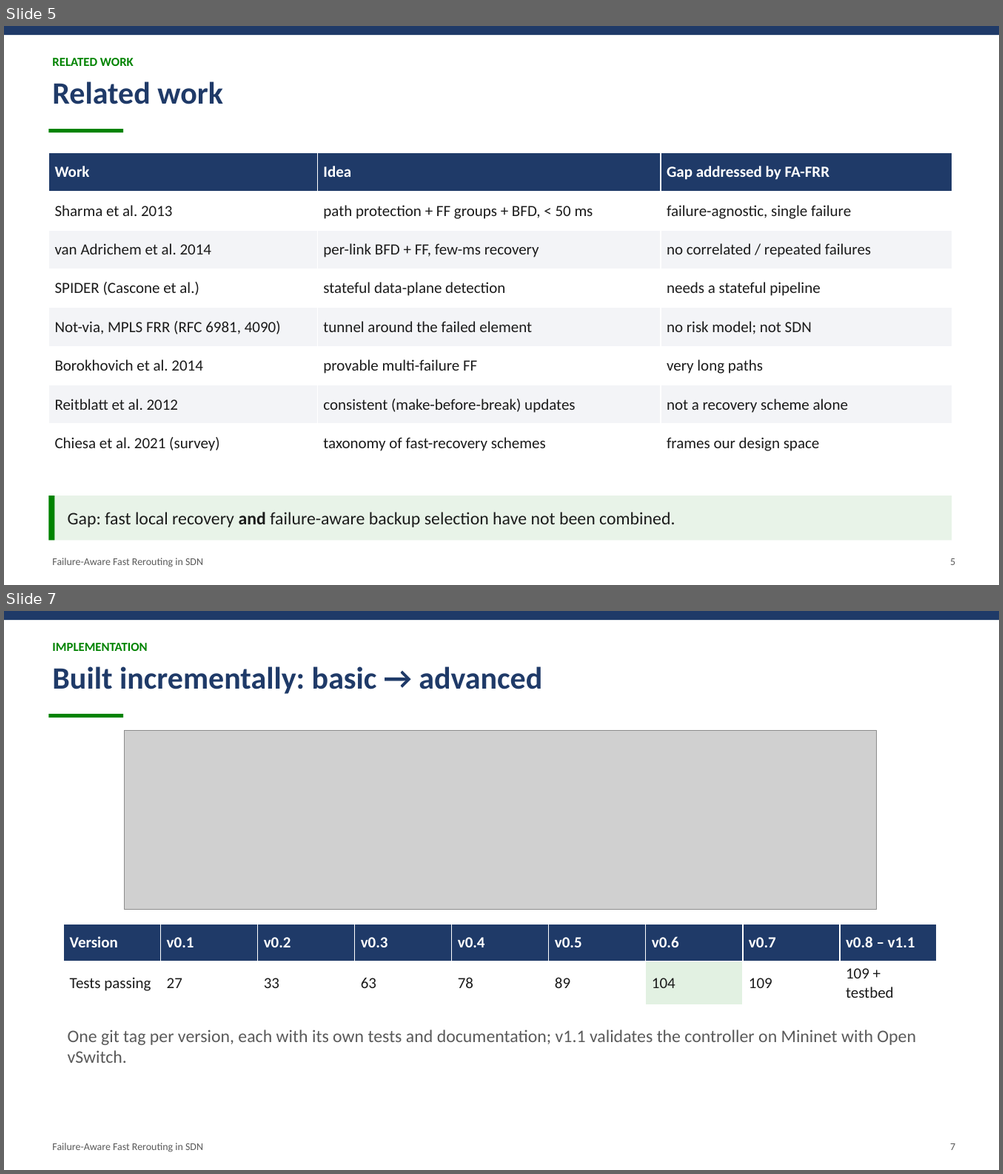
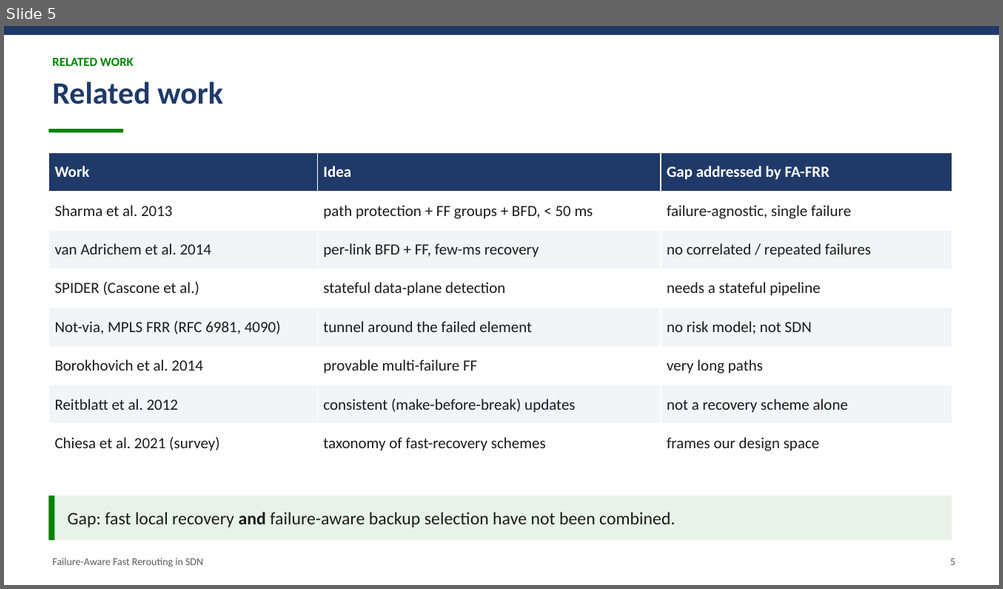
Before and after one commit to Mayank-8127/sdn_project, a slide deck: docs/report/FA-FRR_Presentation.pptx. Shown one above the other, each under a label of ours: slides 5 and 7 before the commit, slide 5 after it; the slides between them are not shown. The pictures are 1003x1174 and 1003x589 pixels, drawn with LibreOffice and Linux fonts; fonts in the diff are those of the drawing; grey boxes stand for pictures. Boxes give left, top, right and bottom in pixels: in the first picture for what was removed or moved away, otherwise in the second. Text is boxed around its words. In the diff, an @@ line names an element or a change of style, - is before the commit and + after.

Commit message:
docs: present the final project only; add the IEEE paper PDF
Remove the interim progress report and presentation, the version roadmap
and every reference to version tags. The report's implementation chapter
now describes the code organisation, the simulation count reads 850 to
match the result files, and the IEEE paper PDF is added under paper/.

```diff
--- a/docs/report/FA-FRR_Presentation.pptx
+++ b/docs/report/FA-FRR_Presentation.pptx
@@ slide 7 removed at <box>4,611,999,1170</box>, background #FFFFFF @@
@@ rectangle removed at <box>4,611,999,620</box> @@
@@ text removed at <box>52,643,147,651</box> @@
-IMPLEMENTATION
@@ text removed at <box>52,667,542,694</box> @@
-Built incrementally: basic → advanced
@@ rectangle removed at <box>48,714,123,718</box> @@
@@ picture removed at <box>124,730,876,909</box> @@
@@ table removed at <box>64,924,936,1001</box>, 2 rows, 9 columns @@
-Version | v0.1 | v0.2 | v0.3 | v0.4 | v0.5 | v0.6 | v0.7 | v0.8 – v1.1
-Tests passing | 27 | 33 | 63 | 78 | 89 | 104 | 109 | 109 + testbed
@@ text removed at <box>68,1030,916,1063</box> @@
-One git tag per version, each with its own tests and documentation; v1.1 validates the controller on Mininet with Open vSwitch.
@@ text removed at <box>52,1143,203,1153</box> @@
-Failure-Aware Fast Rerouting in SDN
@@ text removed at <box>950,1144,955,1150</box> @@
-7
```
Also in this commit, not shown: 16 slides changed, 17 other files.
